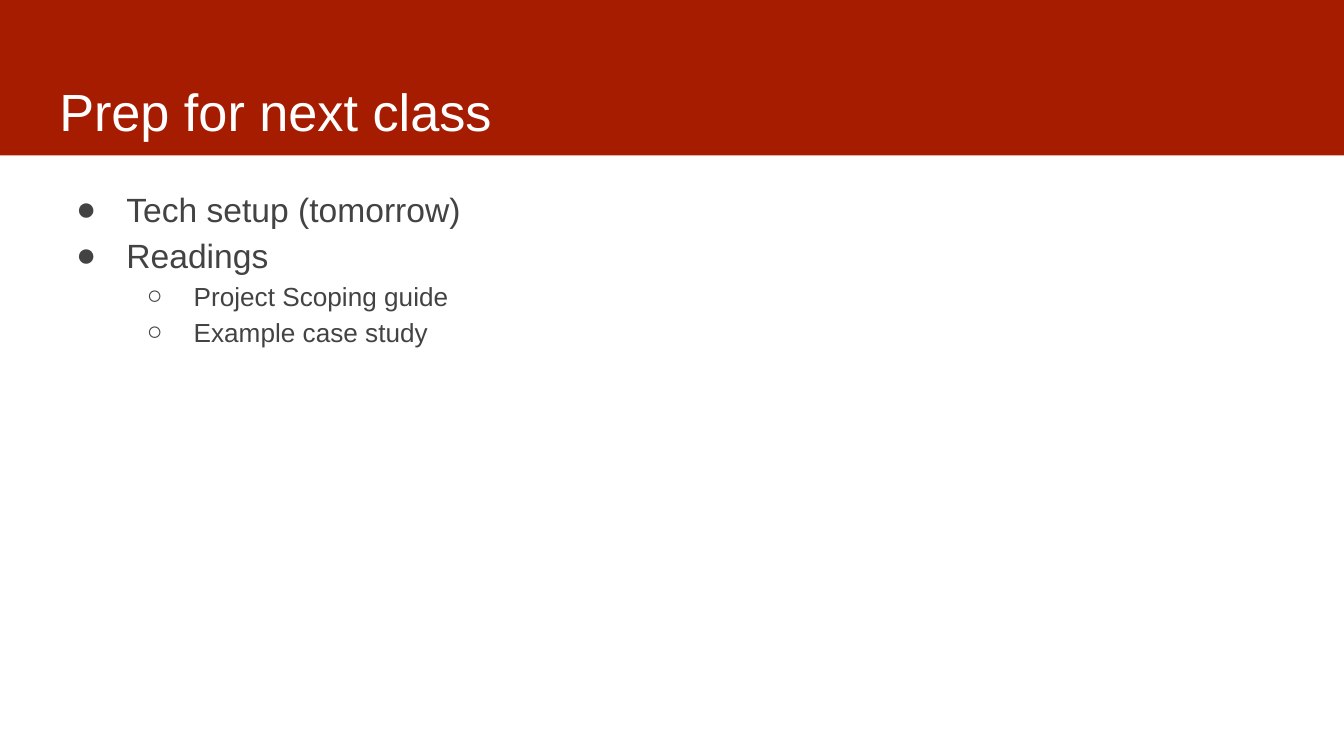
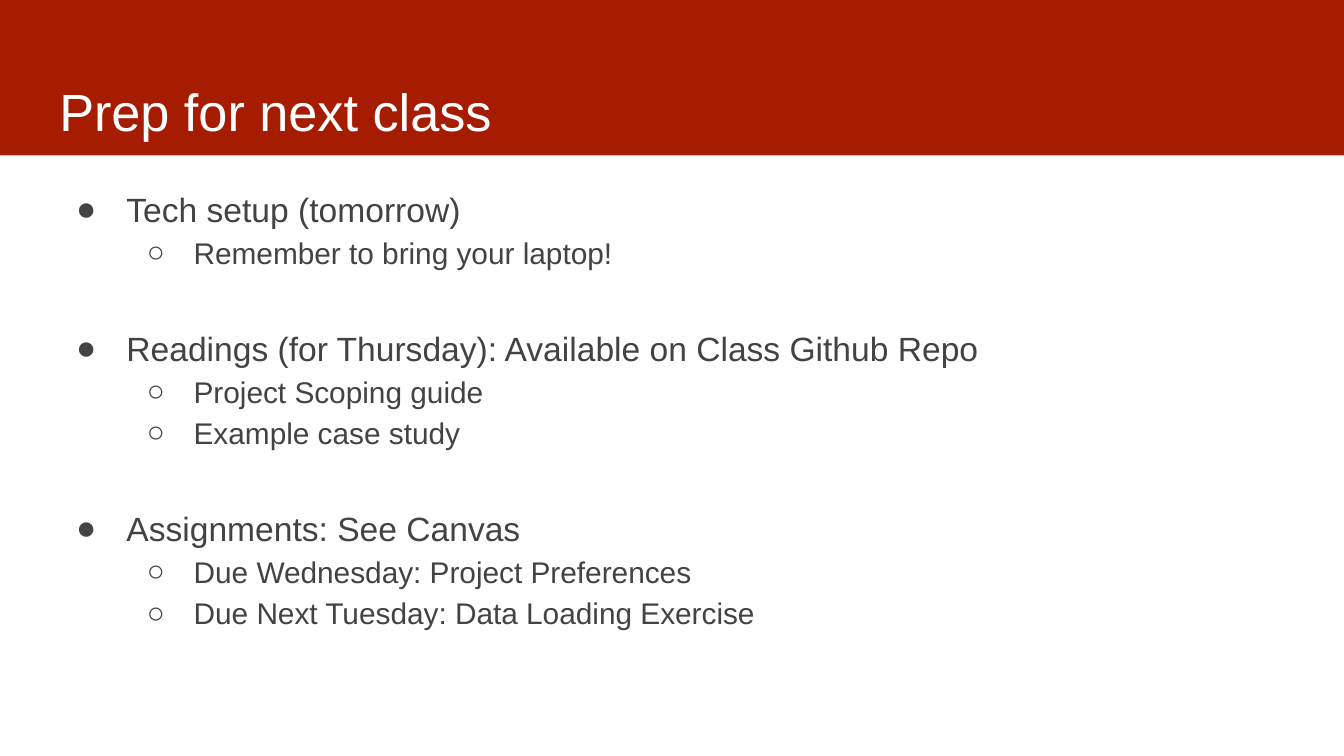
Before and after one commit to dssg/mlforpublicpolicylab, a slide deck: slide 17 of 01 - Intro and Scoping/ClassOverview.pptx (slide 16 before the commit). Drawn at 1344x756 pixels with LibreOffice and Linux fonts; fonts in the diff are those of the drawing. Boxes give left, top, right and bottom in pixels: in the first picture for what was removed or moved away, otherwise in the second. Text is boxed around its words. In the diff, an @@ line names an element or a change of style, - is before the commit and + after.

```diff
--- a/01 - Intro and Scoping/ClassOverview.pptx
+++ b/01 - Intro and Scoping/ClassOverview.pptx
@@ text at bbox=[126, 242, 978, 367]: text changed @@
-● Readings
+  ○ Remember to bring your laptop!
+● Readings (for Thursday): Available on Class Github Repo
@@ text at bbox=[194, 381, 483, 450]: size 14 to 16 pt in "Project Scoping guide", "Example case study" @@
@@ text at bbox=[126, 516, 754, 630]: paragraphs added @@
+● Assignments: See Canvas
+  ○ Due Wednesday: Project Preferences
+  ○ Due Next Tuesday: Data Loading Exercise
```
Also in this commit, not shown: 3 other slides changed, 1 slide added.
